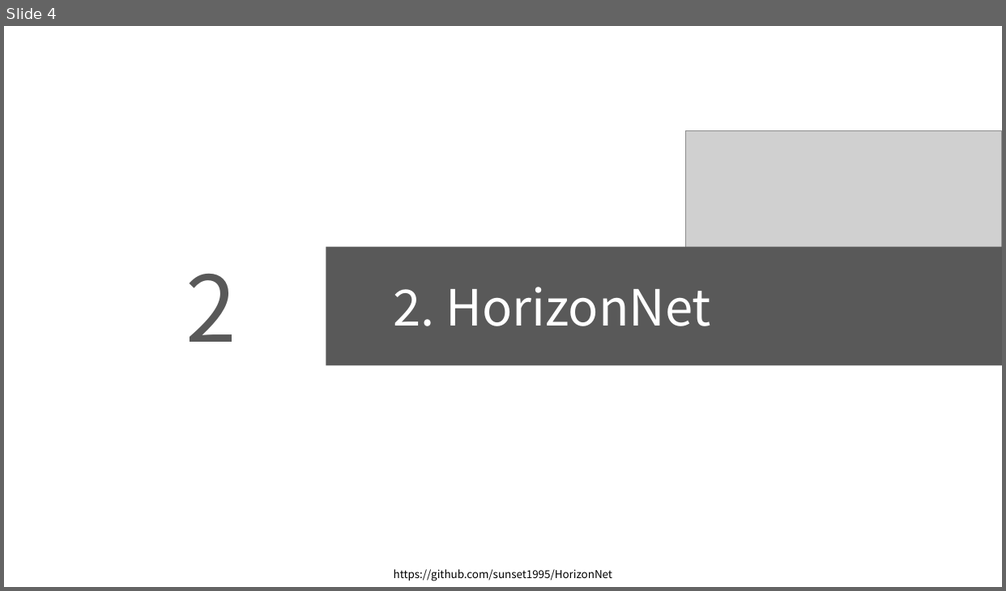
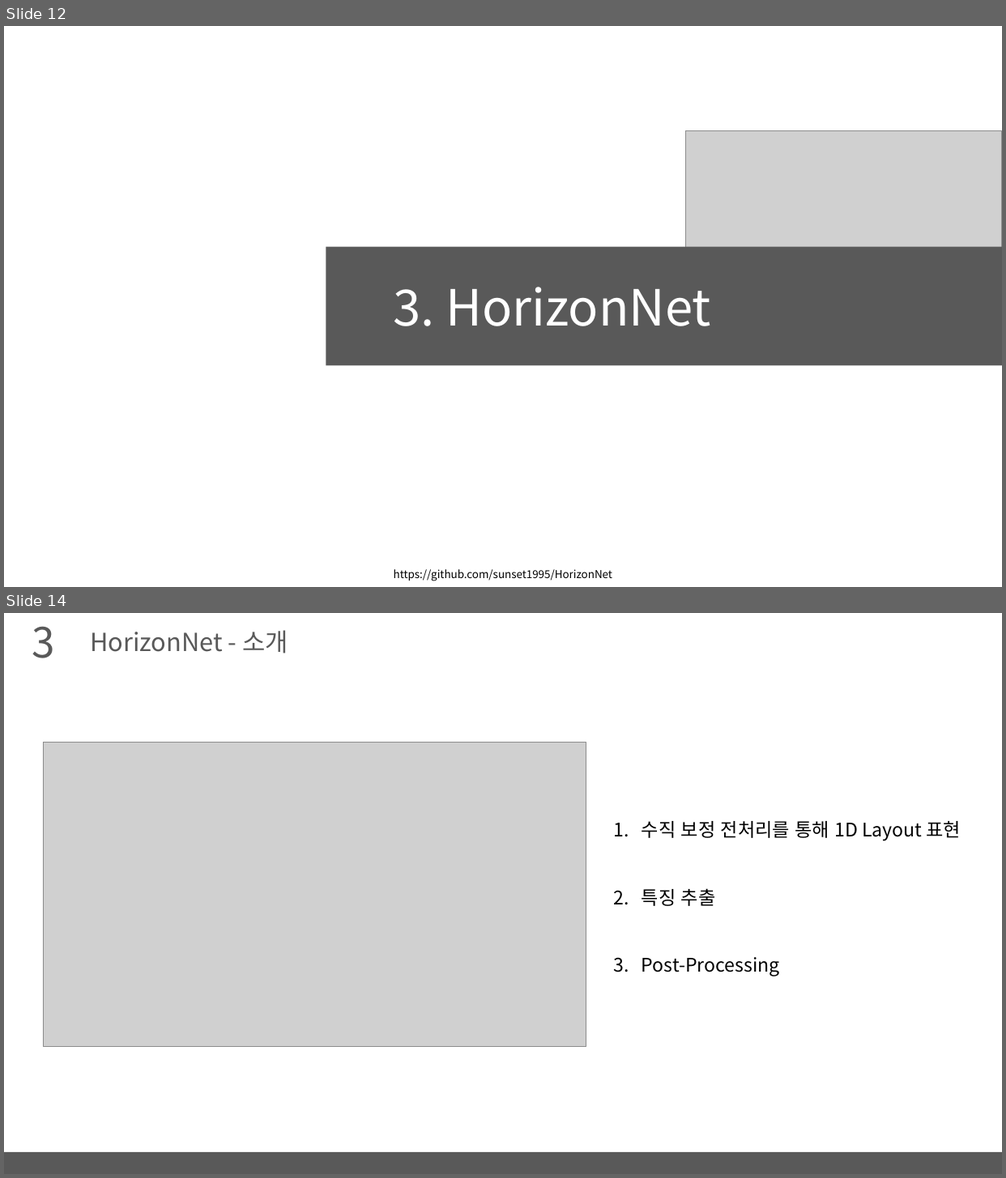
Before and after one commit to arittung/3D_Room_Layout_estimation, a slide deck: LayoutNet-HorizonNet-HoHoNet 정리.pptx. Shown one above the other, each under a label of ours: slide 4 before the commit, slides 12 and 14 after it; the slides between them are not shown. The pictures are 1006x591 and 1006x1178 pixels, drawn with LibreOffice and Linux fonts; fonts in the diff are those of the drawing; grey boxes stand for pictures. Boxes give left, top, right and bottom in pixels: in the first picture for what was removed or moved away, otherwise in the second. Text is boxed around its words. In the diff, an @@ line names an element or a change of style, - is before the commit and + after.

Commit message:
add layoutnet 정리

```diff
--- a/LayoutNet-HorizonNet-HoHoNet 정리.pptx
+++ b/LayoutNet-HorizonNet-HoHoNet 정리.pptx
@@ slide 14 added at bbox=[4, 613, 1002, 1174], background #FFFFFF @@
@@ text added at bbox=[32, 626, 55, 658], 40 pt, text #595959 @@
+3
@@ text added at bbox=[90, 630, 288, 653], 24 pt, text #595959 @@
+HorizonNet - 소개
@@ picture added at bbox=[44, 742, 586, 1046] @@
@@ text added at bbox=[641, 821, 961, 977], 18 pt, text #000000 @@
+1. 수직 보정 전처리를 통해 1D Layout 표현
+2. 특징 추출
+3. Post-Processing
@@ rectangle added at bbox=[4, 1152, 1002, 1174], fill #595959 @@
@@ what was slide 4 is now slide 12 @@
@@ slide 12 changed as well @@
@@ text removed at bbox=[186, 274, 237, 342] @@
-2
@@ text at bbox=[393, 287, 711, 327]: text changed @@
-2. HorizonNet
+3. HorizonNet
```
Also in this commit, not shown: 15 other slides changed, 11 other slides added, 2 other files.
